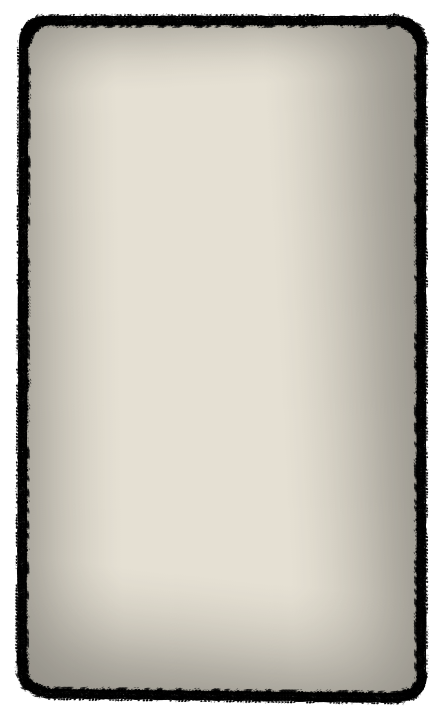
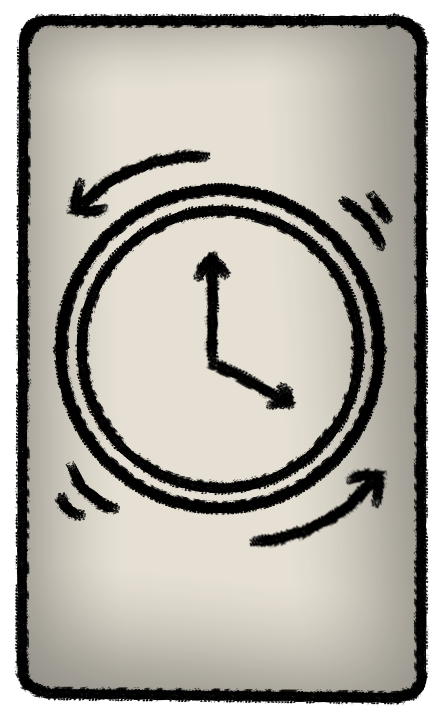
The second w=444, h=719 image is a revision of the first. Changes to its layers:
added group "Maquina do tempo" with 2 layers above "Menu" over (x1=52, y1=148, x2=394, y2=550)
added layer "detalhe" in group "Maquina do tempo" over (x1=64, y1=148, x2=384, y2=550)
added layer "desenho" (1st of 5, in "Maquina do tempo") in group "Maquina do tempo" over (x1=52, y1=148, x2=394, y2=550)
painted on "preto" over (x1=52, y1=148, x2=394, y2=550)
painted on "Background" over (x1=52, y1=148, x2=394, y2=550)
painted on "branco" over (x1=52, y1=148, x2=394, y2=550)
